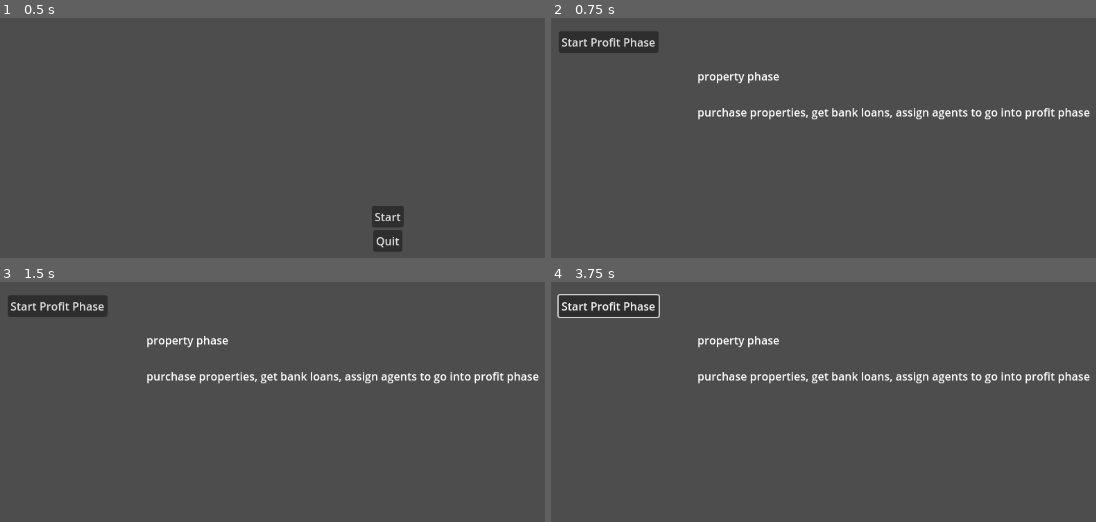
Above: before the commit, frames 1-4 (two rows, left to right).
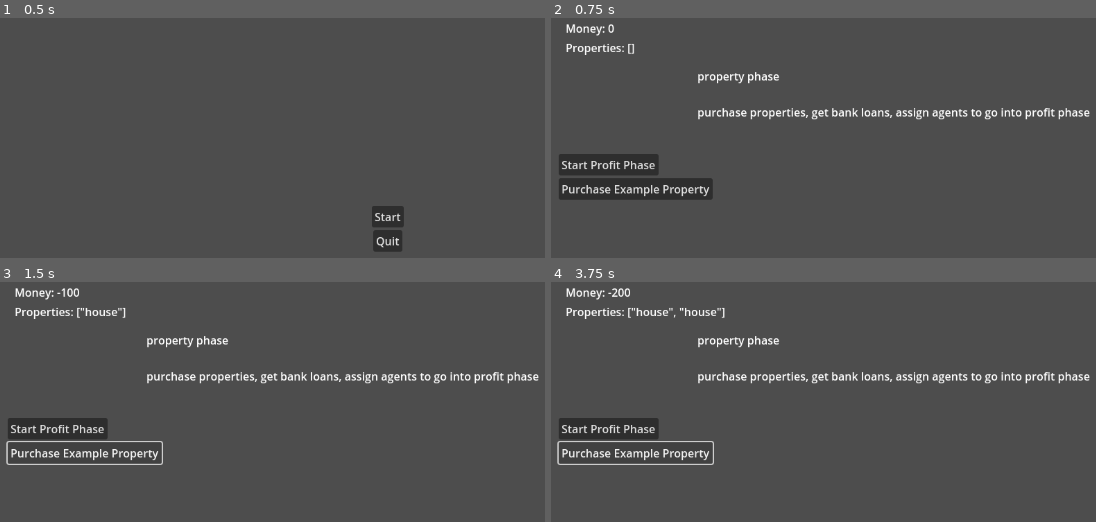
Above: after the commit, the same moments.

Repository: ARandomLemon/RushToRiches
Game: Godot game, scene res://start_menu.tscn
The game is run twice, just before and just after one commit, with the same random seed, the same clock (stepped at 60 frames per second) and the same inputs. Before the commit the project has no main scene; this scene is started directly in both runs.
Inputs (mouse positions are in pixels of both pictures, inside the frame that each line leads up to):
- Up to frame 1 (0.5 s): no input
- Up to frame 2 (0.75 s): click "Start" at 0.5 s
- Up to frame 3 (1.5 s): click (87, 452) at 1.25 s, where only the run after the commit has a clickable "Purchase Example Property"
- Up to frame 4 (3.75 s): click "Start Profit Phase" at 2 s; click "Start Profit Phase" at 2.75 s; click (638, 452) at 3.5 s, where only the run after the commit has a clickable "Purchase Example Property"

Frame 1 is identical in both runs. In frame 2, 5.5% of the frame differs, in the area x 1-30%, y 2-76%; in frame 3, 4.0%; in frame 4, 4.2%.

Commit message:
added global variables system, along with purchasing example property

Diff:
--- /dev/null
+++ b/globals.gd
@@ -0,0 +1,13 @@
+extends Node
+
+@onready var money = 0
+@onready var property_array = []
+
+# Called when the node enters the scene tree for the first time.
+func _ready() -> void:
+	pass # Replace with function body.
+
+
+# Called every frame. 'delta' is the elapsed time since the previous frame.
+func _process(delta: float) -> void:
+	pass
--- a/party_phase.tscn
+++ b/party_phase.tscn
@@ -2,7 +2,7 @@
 
 [ext_resource type="Script" path="res://user_interface.gd" id="1_x6qss"]
 
-[node name="Node2D" type="Node2D"]
+[node name="Party Phase" type="Node2D"]
 
 [node name="Label" type="Label" parent="."]
 offset_left = 246.0
--- a/profit_phase.tscn
+++ b/profit_phase.tscn
@@ -2,7 +2,9 @@
 
 [ext_resource type="Script" path="res://user_interface.gd" id="1_83wl0"]
 
-[node name="Node2D" type="Node2D"]
+[node name="Profit Phase" type="Node2D"]
+
+[node name="Node" type="Node" parent="."]
 
 [node name="Label" type="Label" parent="."]
 offset_left = 213.0
--- a/project.godot
+++ b/project.godot
@@ -11,8 +11,13 @@
 [application]
 
 config/name="RUSH to RICHES: Before the Bubble Bursts"
+run/main_scene="res://start_menu.tscn"
 config/features=PackedStringArray("4.3", "Mobile")
 config/icon="res://icon.svg"
+
+[autoload]
+
+Globals="*res://globals.gd"
 
 [rendering]
 
--- /dev/null
+++ b/property_phase.gd
@@ -0,0 +1,12 @@
+extends Node2D
+
+
+# Called when the node enters the scene tree for the first time.
+func _ready() -> void:
+	# Displays player variables upon loading scene - Tym
+	$UI/MoneyLabel.text = "Money: " + str(Globals.money)
+	$UI/PropertyLabel.text = "Properties: " + str(Globals.property_array)
+
+# Called every frame. 'delta' is the elapsed time since the previous frame.
+func _process(delta: float) -> void:
+	pass
--- a/property_phase.tscn
+++ b/property_phase.tscn
@@ -1,8 +1,59 @@
-[gd_scene load_steps=2 format=3 uid="uid://bi7q3ca0fl42i"]
+[gd_scene load_steps=4 format=3 uid="uid://bi7q3ca0fl42i"]
 
+[ext_resource type="Script" path="res://globals.gd" id="1_hofqa"]
 [ext_resource type="Script" path="res://user_interface.gd" id="1_ltdr3"]
+[ext_resource type="Script" path="res://property_phase.gd" id="1_oghfl"]
 
-[node name="Node2D" type="Node2D"]
+[node name="Property Phase" type="Node2D"]
+script = ExtResource("1_oghfl")
+
+[node name="Player" type="Node" parent="."]
+script = ExtResource("1_hofqa")
+
+[node name="UI" type="Control" parent="."]
+layout_mode = 3
+anchors_preset = 0
+offset_right = 1151.0
+offset_bottom = 648.0
+script = ExtResource("1_ltdr3")
+
+[node name="PropertyLabel" type="Label" parent="UI"]
+layout_mode = 0
+offset_left = 37.0
+offset_top = 50.0
+offset_right = 122.0
+offset_bottom = 73.0
+text = "Properties:"
+
+[node name="MoneyLabel" type="Label" parent="UI"]
+layout_mode = 0
+offset_left = 37.0
+offset_top = 22.0
+offset_right = 107.0
+offset_bottom = 45.0
+text = "Money:"
+
+[node name="MarginContainer" type="MarginContainer" parent="UI"]
+layout_mode = 0
+offset_left = 27.0
+offset_top = 195.0
+offset_right = 249.0
+offset_bottom = 302.0
+
+[node name="VBoxContainer" type="VBoxContainer" parent="UI/MarginContainer"]
+layout_mode = 2
+size_flags_horizontal = 0
+size_flags_vertical = 4
+
+[node name="Profit Phase Button" type="Button" parent="UI/MarginContainer/VBoxContainer"]
+layout_mode = 2
+size_flags_horizontal = 0
+size_flags_vertical = 4
+text = "Start Profit Phase"
+
+[node name="Buy Example Button" type="Button" parent="UI/MarginContainer/VBoxContainer"]
+layout_mode = 2
+text = "Purchase Example Property"
 
 [node name="Label" type="Label" parent="."]
 offset_left = 227.0
@@ -14,25 +65,4 @@
 purchase properties, get bank loans, assign agents to go into profit phase
 "
 
-[node name="UI" type="Control" parent="."]
-layout_mode = 3
-anchors_preset = 0
-offset_right = 1151.0
-offset_bottom = 648.0
-script = ExtResource("1_ltdr3")
-
-[node name="MarginContainer" type="MarginContainer" parent="UI"]
-offset_left = 27.0
-offset_right = 171.0
-offset_bottom = 107.0
-
-[node name="VBoxContainer" type="VBoxContainer" parent="UI/MarginContainer"]
-layout_mode = 2
-size_flags_horizontal = 0
-size_flags_vertical = 4
-
-[node name="Profit Phase Button" type="Button" parent="UI/MarginContainer/VBoxContainer"]
-layout_mode = 2
-size_flags_horizontal = 0
-size_flags_vertical = 4
-text = "Start Profit Phase"
+[connection signal="pressed" from="UI/MarginContainer/VBoxContainer/Buy Example Button" to="UI" method="_on_buy_example_button_pressed"]
--- a/user_interface.gd
+++ b/user_interface.gd
@@ -17,3 +17,12 @@
 
 func _on_quit_button_pressed() -> void:
 	get_tree().quit()
+
+
+func _on_buy_example_button_pressed() -> void:
+	# Takes away money and adds "house" to player property array, also updates UI - Tym
+	Globals.money = Globals.money - 100
+	Globals.property_array.append("house")
+
+	$MoneyLabel.text = "Money: " + str(Globals.money)
+	$PropertyLabel.text = "Properties: " + str(Globals.property_array)
